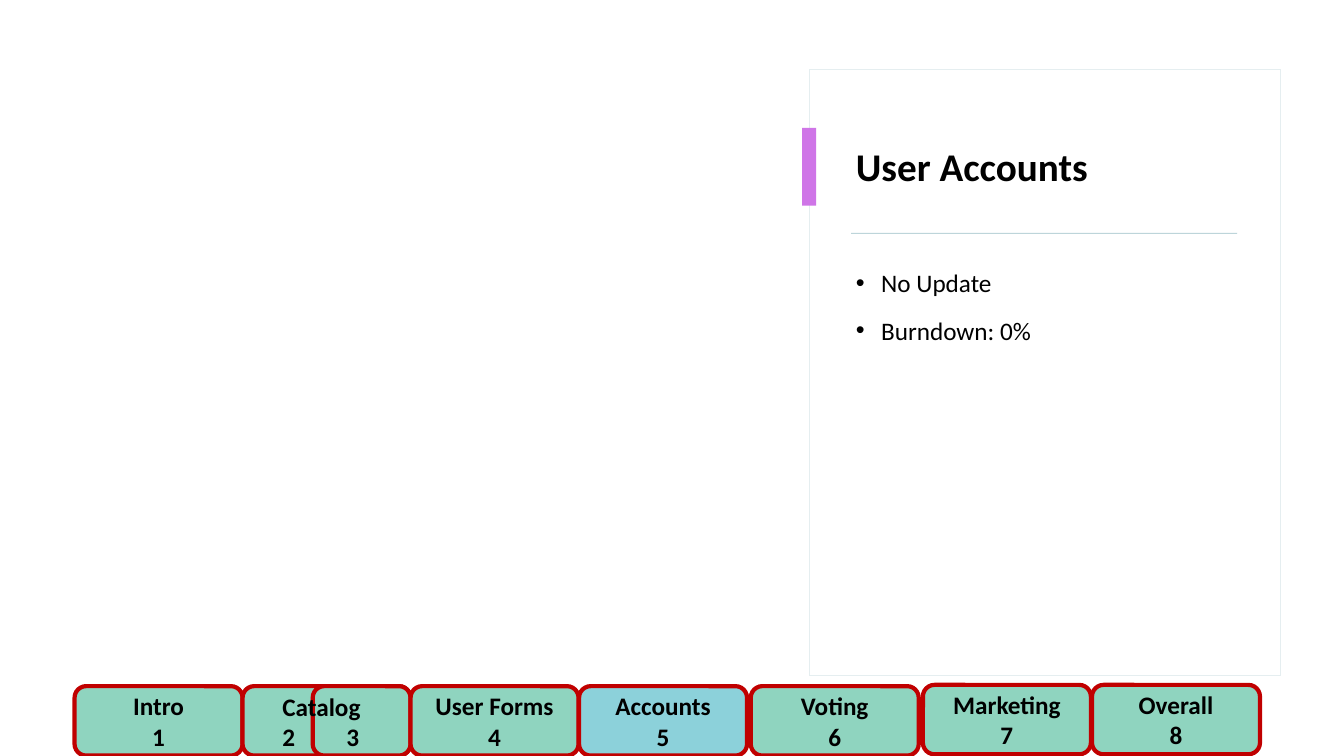
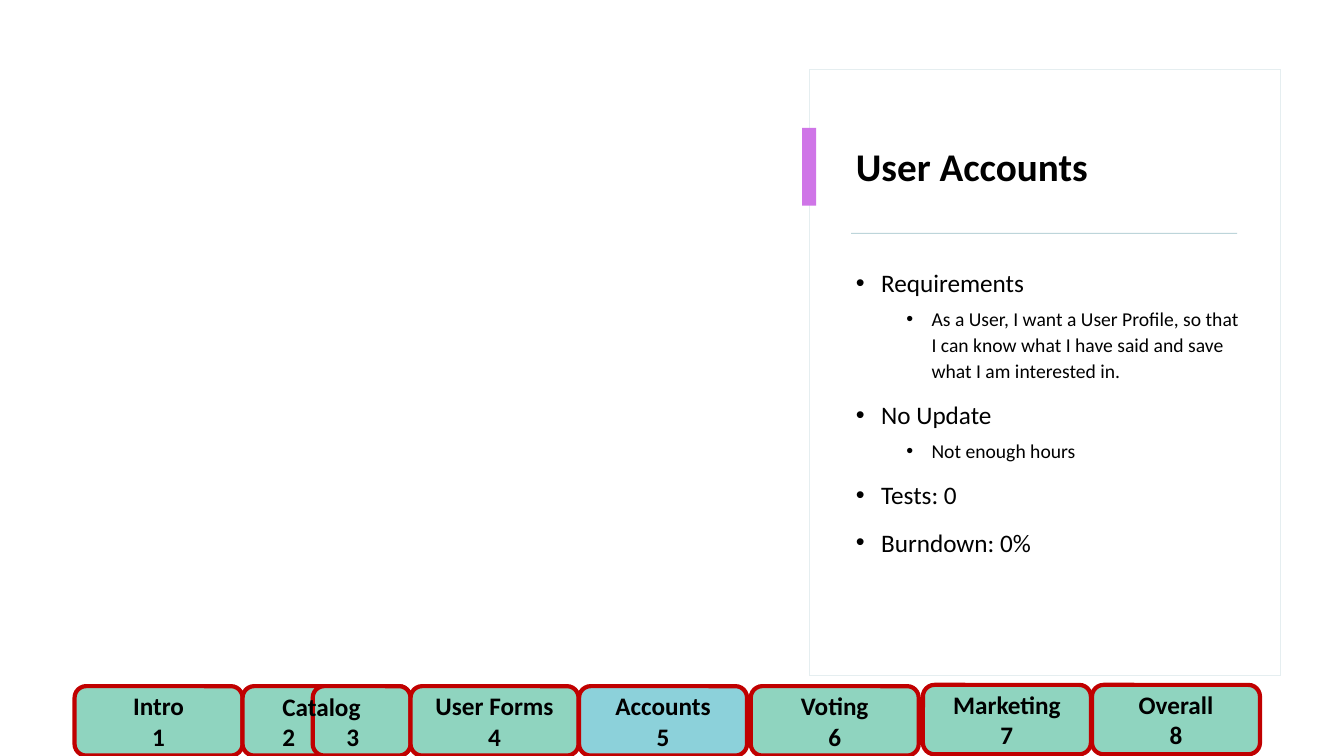
Before and after one commit to FlamingPyro/CSC440-Wiki-Gaming, a slide deck: slide 5 of Presentations/Wiki Gaming week 2.pptx. Drawn at 1344x756 pixels with LibreOffice and Linux fonts; fonts in the diff are those of the drawing; background and template pictures are left out. Boxes give left, top, right and bottom in pixels: in the first picture for what was removed or moved away, otherwise in the second. Text is boxed around its words. In the diff, an @@ line names an element or a change of style, - is before the commit and + after.

```diff
--- a/Presentations/Wiki Gaming week 2.pptx
+++ b/Presentations/Wiki Gaming week 2.pptx
@@ text at (881, 274, 1239, 378): paragraphs added @@
+• Requirements
+  • As a User, I want a User Profile, so that I can know what I have said and save what I am interested in.
@@ text at (881, 444, 1075, 505): paragraphs added @@
+  • Not enough hours
+• Tests: 0
```
Also in this commit, not shown: 6 other slides changed.
